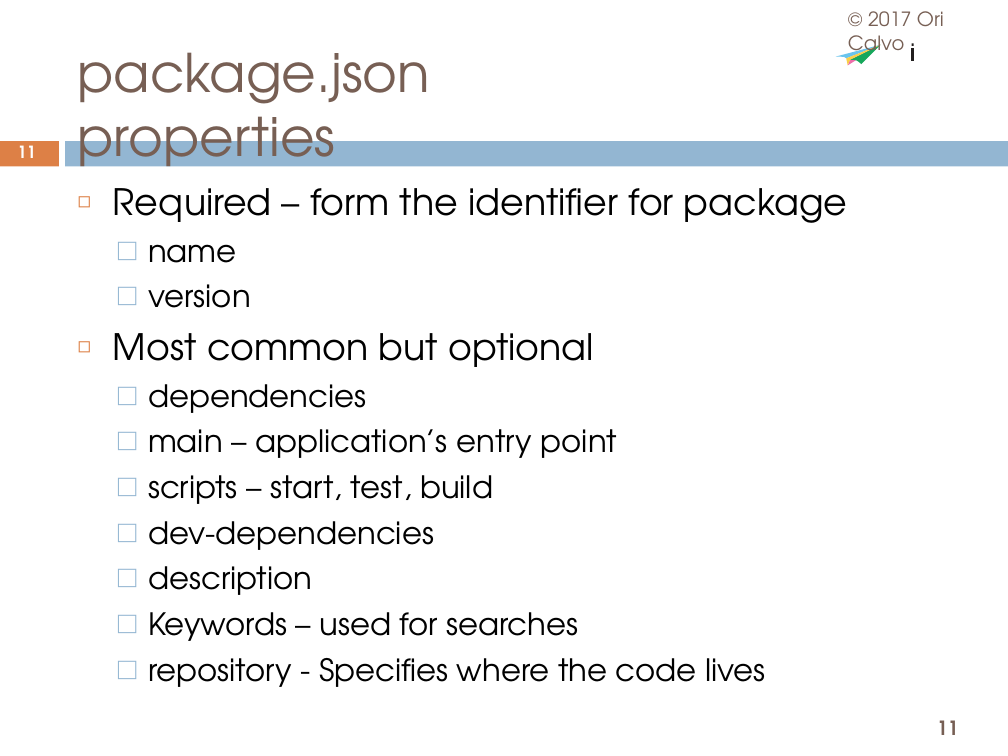
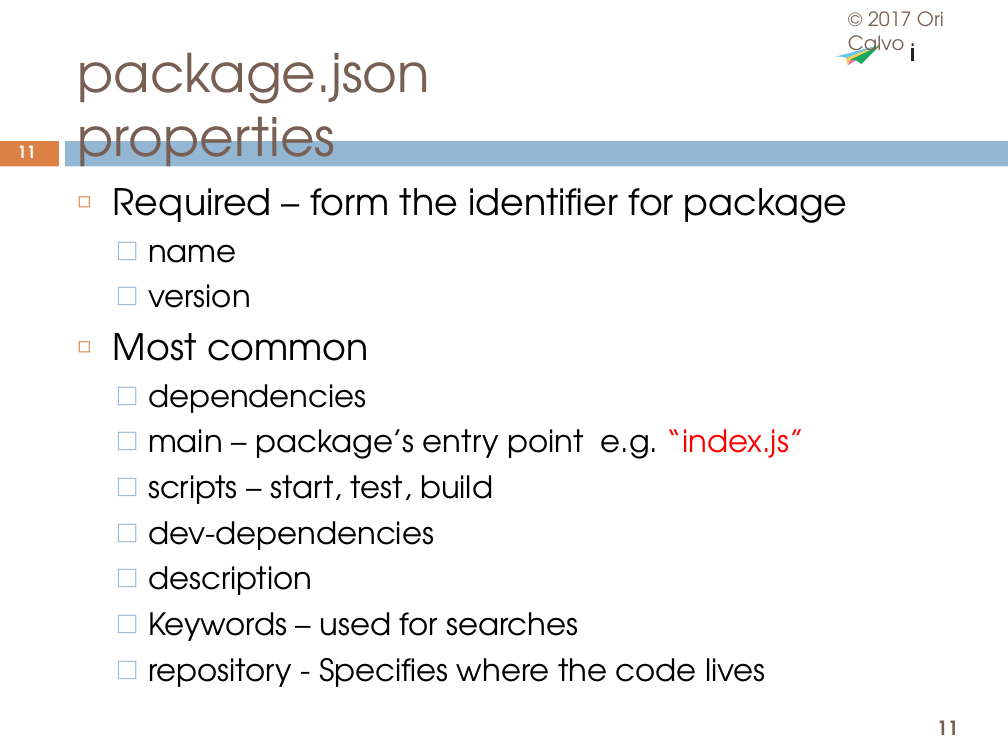
Before and after one commit to oricalvo/course-nodejs, a slide deck: slide 11 of 02 Package Management.pptx. Drawn at 1008x756 pixels with LibreOffice and Linux fonts; fonts in the diff are those of the drawing; background and template pictures are left out. Boxes give left, top, right and bottom in pixels: in the first picture for what was removed or moved away, otherwise in the second. Text is boxed around its words. In the diff, an @@ line names an element or a change of style, - is before the commit and + after.

Commit message:
fixes to 02

```diff
--- a/02 Package Management.pptx
+++ b/02 Package Management.pptx
@@ text at <box>113,333,369,361</box>: text changed @@
-◻ Most common but optional
+◻ Most common
@@ text at <box>148,429,804,459</box>: text changed @@
-  ⬜ main – application’s entry point
+  ⬜ main – package’s entry point e.g. “index.js”
```
Also in this commit, not shown: 4 other slides changed.
